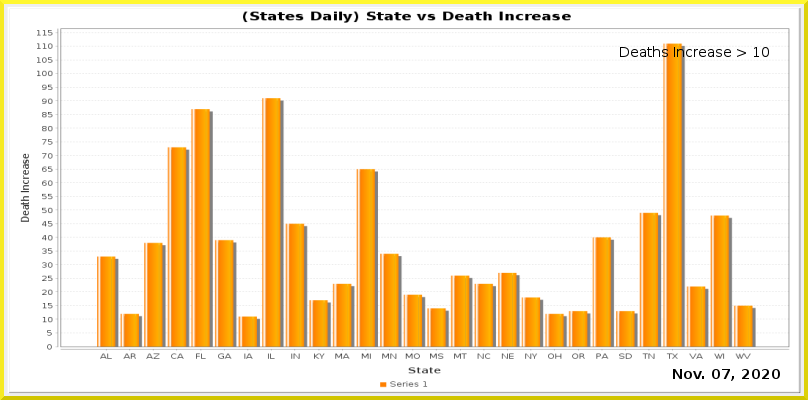
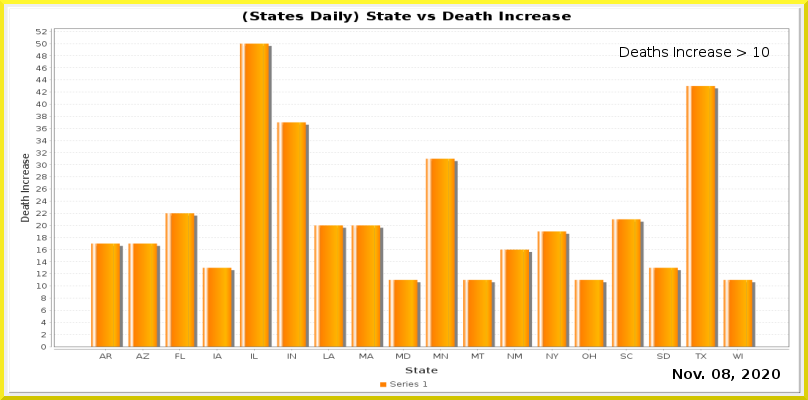
The second 808px x 400px image is a revision of the first. Changes to its layers:
painted on "Current Date" over [722, 369, 730, 379]
painted on "Date_vs_TestIncrease.png" over [36, 28, 789, 374]
